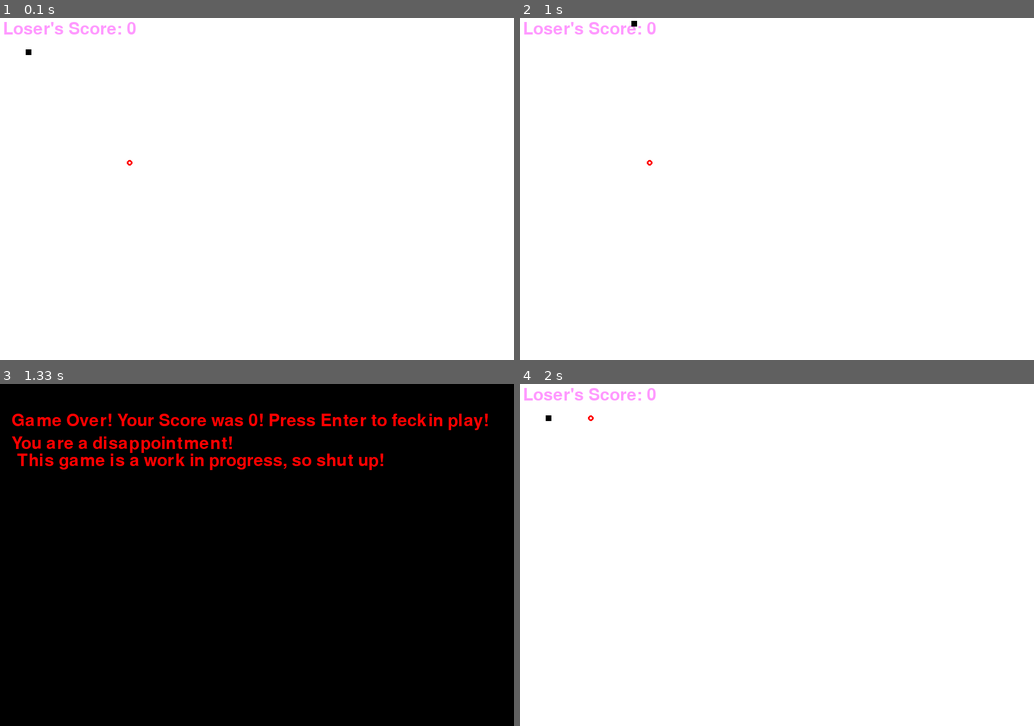
Above: before the commit, frames 1-4 (two rows, left to right).
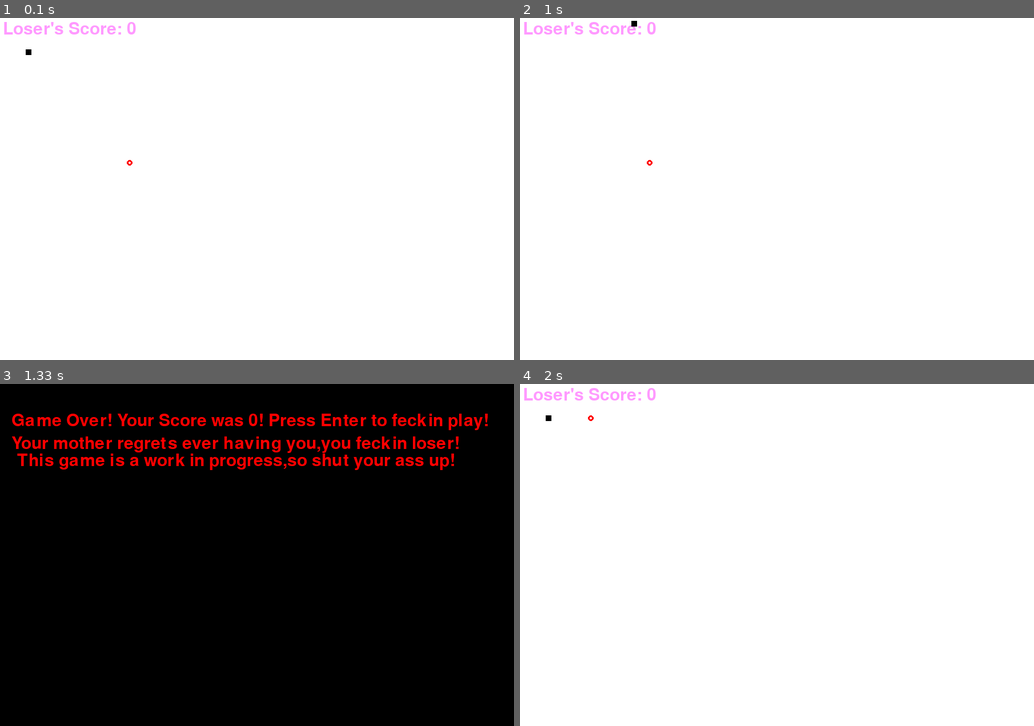
Above: after the commit, the same moments.

Repository: Alarixc/Python
Game: pygame game, started from Snake Game using Pygame/My_snake_game.py
The game is run twice, just before and just after one commit, with the same random seed, the same clock (stepped at 60 frames per second) and the same inputs.
Inputs:
- Up to frame 1 (0.1 s): no input
- Up to frame 2 (1 s): hold Right 0.33-0.8 s; hold Up from 0.83 s (still down)
- Up to frame 3 (1.33 s): release Up at 1.13 s
- Up to frame 4 (2 s): tap Enter at 1.67 s

Frames 1-2 are identical in both runs. In frame 3, 2.0% of the frame differs, in the area x 8-90%, y 15-26%; in frame 4, nothing differs.

Commit message:
Update My_snake_game.py

Diff:
--- a/Snake Game using Pygame/My_snake_game.py
+++ b/Snake Game using Pygame/My_snake_game.py
@@ -36,8 +36,8 @@
 def gameContinue(score):
     gameWindow.fill(black)
     gamewin_display(f"Game Over! Your Score was {score}! Press Enter to feckin play!",red,20,50)
-    gamewin_display("You are a disappointment!",red,20,90)
-    gamewin_display("This game is a work in progress, so shut up!",red,30,120)
+    gamewin_display("Your mother regrets ever having you,you feckin loser!",red,20,90)
+    gamewin_display("This game is a work in progress,so shut your ass up!",red,30,120)
     pygame.display.flip()
     while True:
         for event in pygame.event.get():
